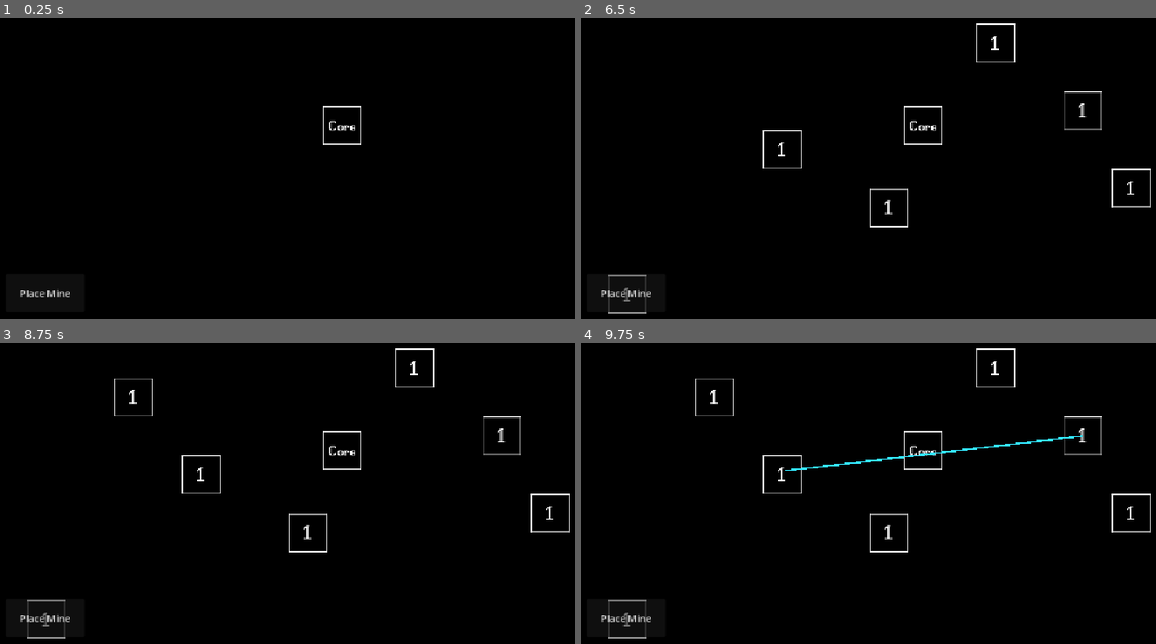
Above: before the commit, frames 1-4 (two rows, left to right).
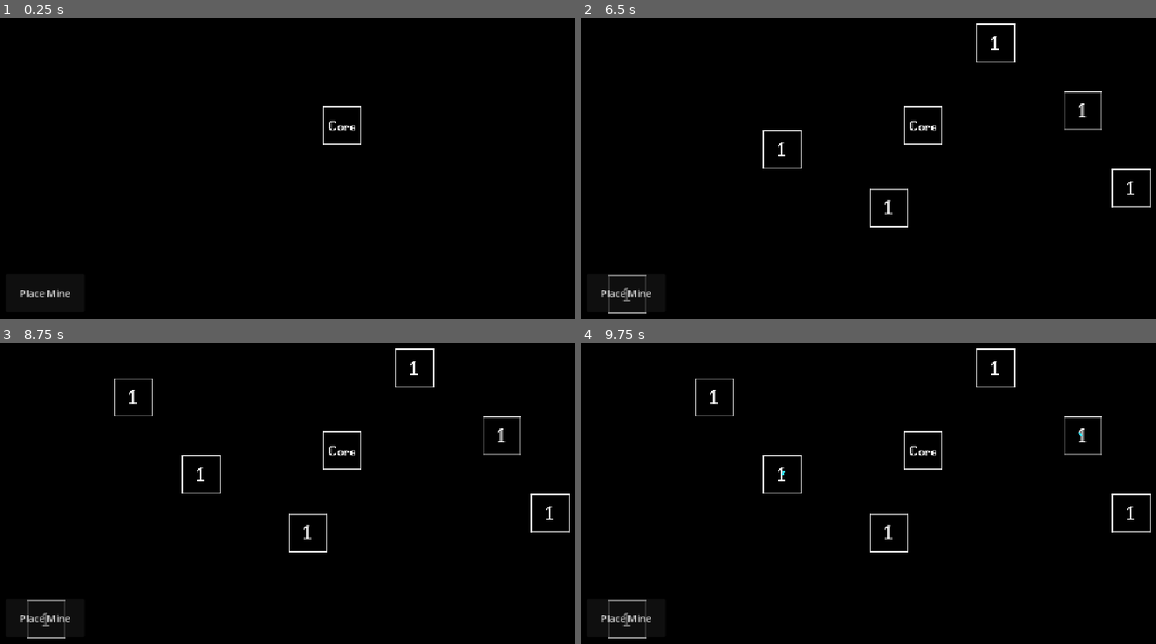
Above: after the commit, the same moments.

Repository: ast4rt3/math-matic
Game: Godot game, scene res://world.tscn
Same seed, same stepped clock (60 frames per second), same inputs: the game is played once before the commit and once after it.
Inputs (mouse positions are in pixels of both pictures, inside the frame that each line leads up to):
- Up to frame 1 (0.25 s): no input
- Up to frame 2 (6.5 s): click "Place Mine" at 0.5 s; click "Place Mine" at 1.25 s; click "Place Mine" at 2 s; tap Enter at 2.75, 4.25, 5.75 s; move the mouse to (1075, 108) at 2.77 s; click (1075, 108) at 2.92 s; tap Space at 3.5, 5 s; move the mouse to (788, 147) at 3.52 s; click (788, 147) at 3.67 s; move the mouse to (995, 42) at 4.27 s; click (995, 42) at 4.42 s; move the mouse to (891, 204) at 5.02 s; click (891, 204) at 5.17 s; move the mouse to (1133, 186) at 5.77 s; click (1133, 186) at 5.92 s
- Up to frame 3 (8.75 s): tap Space at 6.5 s; move the mouse to (132, 394) at 6.52 s; click (132, 394) at 6.67 s; move the mouse to (379, 451) at 7.27 s; click (379, 451) at 7.42 s; move the mouse to (241, 355) at 8.02 s; click (241, 355) at 8.17 s
- Up to frame 4 (9.75 s): move the mouse to (1075, 433) at 8.77 s; click (1075, 433) at 8.92 s; move the mouse to (788, 472) at 9.52 s; click (788, 472) at 9.67 s

Frames 1-3 are identical in both runs. In frame 4, 0.3% of the frame differs, in the area x 34-88%, y 29-44%.

Commit message:
feature: smooth wire connection, added a drag wire mechanic

Diff:
--- a/world.gd
+++ b/world.gd
@@ -26,17 +26,17 @@
 	if has_node("UI/MineButton"):
 		$UI/MineButton.pressed.connect(start_placing_mine)
 
-	astar.region = Rect2i(-400, -400, 800, 800) # Covers -6400 to +6400 pixels
-	astar.cell_size = Vector2(16, 16)
+	astar.region = Rect2i(-1600, -1600, 3200, 3200) # Covers -6400 to +6400 pixels
+	astar.cell_size = Vector2(4, 4)
 	astar.diagonal_mode = AStarGrid2D.DIAGONAL_MODE_NEVER
 	astar.update()
 
 func _set_building_solid(pos: Vector2, is_solid: bool):
 	var top_left = pos - Vector2(32, 32)
 	var start_cell = _pos_to_cell(top_left)
-	# A 64x64 building takes up 4x4 cells on a 16x16 grid
-	for x in range(4):
-		for y in range(4):
+	# A 64x64 building takes up 16x16 cells on a 4x4 grid
+	for x in range(16):
+		for y in range(16):
 			astar.set_point_solid(start_cell + Vector2i(x, y), is_solid)
 
 func _update_astar():
@@ -61,10 +61,10 @@
 				astar.set_point_solid(c1, true)
 
 func _pos_to_cell(pos: Vector2) -> Vector2i:
-	return Vector2i(floor(pos.x / 16.0), floor(pos.y / 16.0))
+	return Vector2i(floor(pos.x / 4.0), floor(pos.y / 4.0))
 
 func _cell_to_pos(cell: Vector2i) -> Vector2:
-	return Vector2(cell.x * 16.0 + 8.0, cell.y * 16.0 + 8.0)
+	return Vector2(cell.x * 4.0 + 2.0, cell.y * 4.0 + 2.0)
 
 func _snap_to_grid(pos: Vector2) -> Vector2:
 	var tile_size = 16
@@ -73,11 +73,29 @@
 		floor(pos.y / tile_size) * tile_size + tile_size / 2
 	)
 
+func _get_closest_port(building: Node2D, target: Vector2) -> Vector2:
+	var center = building.global_position
+	var dx = target.x - center.x
+	var dy = target.y - center.y
+
+	if abs(dx) > abs(dy):
+		var edge_x = center.x + 32 if dx > 0 else center.x - 32
+		var clamped_y = clamp(target.y, center.y - 32, center.y + 32)
+		return Vector2(edge_x, clamped_y)
+	else:
+		var edge_y = center.y + 32 if dy > 0 else center.y - 32
+		var clamped_x = clamp(target.x, center.x - 32, center.x + 32)
+		return Vector2(clamped_x, edge_y)
+
+func _is_cell_in_building(cell: Vector2i, building: Node2D) -> bool:
+	var top_left = building.global_position - Vector2(32, 32)
+	var start_cell = _pos_to_cell(top_left)
+	return cell.x >= start_cell.x and cell.x < start_cell.x + 16 and cell.y >= start_cell.y and cell.y < start_cell.y + 16
+
 func _process(delta: float):
 	if placing_mine and mine_preview != null:
-		var snapped = _snap_to_grid(get_global_mouse_position())
-		mine_preview.global_position = snapped
-		if _can_place_building(snapped):
+		mine_preview.global_position = _snap_to_grid(get_global_mouse_position())
+		if _can_place_building(mine_preview.global_position):
 			mine_preview.modulate = Color(1, 1, 1, 0.5)
 		else:
 			mine_preview.modulate = Color(1, 0, 0, 0.5)
@@ -85,10 +103,8 @@
 	if linking and preview_line != null:
 		_update_astar()
 		var start_cell = _pos_to_cell(link_source.global_position)
-		# We snap the mouse pos to grid to make end_cell align nicely
 		var end_cell = _pos_to_cell(get_global_mouse_position())
 
-		# Ensure start and end cells are NOT solid so A* can find a path
 		_set_building_solid(link_source.global_position, false)
 		_set_building_solid(core.global_position, false)
 
@@ -104,27 +120,51 @@
 		_set_building_solid(link_source.global_position, true)
 
 		preview_line.clear_points()
-		preview_line.add_point(link_source.get_node("OutputPort").global_position)
 
 		if id_path.size() > 0:
-			for i in range(1, id_path.size() - 1):
-				preview_line.add_point(_cell_to_pos(id_path[i]))
-
-			if _clicked_node(core, get_global_mouse_position()):
-				preview_line.add_point(core.get_node("InputPort").global_position)
+			var first_outside_idx = 0
+			for i in range(id_path.size()):
+				if not _is_cell_in_building(id_path[i], link_source):
+					first_outside_idx = i
+					break
+
+			if first_outside_idx < id_path.size() and first_outside_idx > 0:
+				var first_outside_pos = _cell_to_pos(id_path[first_outside_idx])
+				var start_port = _get_closest_port(link_source, first_outside_pos)
+				preview_line.add_point(start_port)
+
+				var last_idx = id_path.size() - 1
+				var clicked_core = _clicked_node(core, get_global_mouse_position())
+				if clicked_core:
+					for i in range(id_path.size() - 1, -1, -1):
+						if not _is_cell_in_building(id_path[i], core):
+							last_idx = i
+							break
+
+				for i in range(first_outside_idx, last_idx + 1):
+					preview_line.add_point(_cell_to_pos(id_path[i]))
+
+				if clicked_core:
+					var end_target = preview_line.get_point_position(preview_line.get_point_count() - 1) if preview_line.get_point_count() > 0 else start_port
+					preview_line.add_point(_get_closest_port(core, end_target))
+				else:
+					# snap the wire end to the center of the grid tile when drawing
+					preview_line.add_point(_cell_to_pos(end_cell))
 			else:
-				# snap the wire end to the center of the grid tile when drawing
-				preview_line.add_point(_cell_to_pos(end_cell))
+				# Mouse is still inside the start building or path is too short
+				preview_line.add_point(link_source.global_position)
+				preview_line.add_point(get_global_mouse_position())
 		else:
 			# Fallback if totally trapped
+			preview_line.add_point(link_source.global_position)
 			preview_line.add_point(get_global_mouse_position())
 
 func _input(event: InputEvent):
-	if event is InputEventMouseButton and event.pressed:
+	if event is InputEventMouseButton:
 		var world_pos = get_global_mouse_position()
 
 		# --- RIGHT CLICK = cancel ---
-		if event.button_index == MOUSE_BUTTON_RIGHT:
+		if event.button_index == MOUSE_BUTTON_RIGHT and event.pressed:
 			if placing_mine:
 				placing_mine = false
 				if mine_preview:
@@ -138,9 +178,8 @@
 					preview_line = null
 			return
 
-		# --- LEFT CLICK ---
-		if event.button_index == MOUSE_BUTTON_LEFT:
-
+		# --- LEFT CLICK PRESSED ---
+		if event.button_index == MOUSE_BUTTON_LEFT and event.pressed:
 			# If placing a mine, place it
 			if placing_mine:
 				var snapped_pos = _snap_to_grid(world_pos)
@@ -152,20 +191,7 @@
 						mine_preview = null
 				return
 
-			# If we are currently linking, check if we clicked the Core to finalize
-			if linking:
-				if _clicked_node(core, world_pos):
-					# Finalize link
-					preview_line.set_point_position(preview_line.get_point_count() - 1, core.get_node("InputPort").global_position)
-					link_source.linked_to = core
-					links.append(preview_line)
-
-					linking = false
-					link_source = null
-					preview_line = null
-				return
-
-			# Otherwise, check if we clicked a Mine to start a link
+			# Check if we clicked a Mine to start a link
 			for child in get_children():
 				if child.has_node("OutputPort") and child.name != "Core":
 					if _clicked_node(child, world_pos):
@@ -179,6 +205,22 @@
 						preview_line.add_point(world_pos)
 						add_child(preview_line)
 						return
+
+		# --- LEFT CLICK RELEASED ---
+		if event.button_index == MOUSE_BUTTON_LEFT and not event.pressed:
+			if linking:
+				# Finalize link
+				if _clicked_node(core, world_pos):
+					link_source.linked_to = core
+				else:
+					link_source.linked_to = null # Stays exactly where the user let go
+
+				links.append(preview_line)
+
+				linking = false
+				link_source = null
+				preview_line = null
+				return
 
 func _place_mine(world_pos: Vector2):
 	var mine = mine_scene.instantiate()
